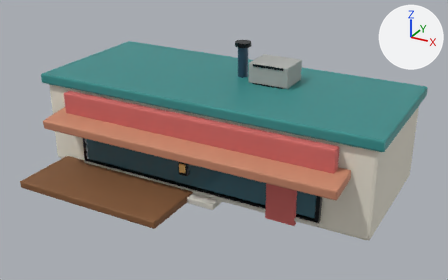
The glTF model assets/models/realistic/COM_LOW_2x1_004.glb, before and after one commit.
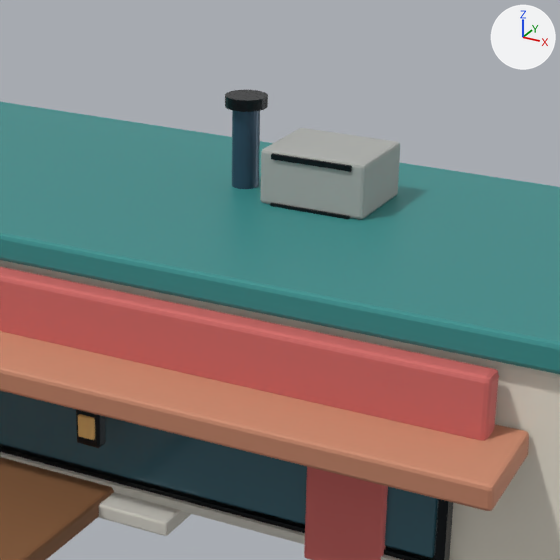
Old and new are each drawn whole from a 50 mm camera at (2.95, -5.46, 3.04) aimed at (0.15, -0.36, 0.49) and again close up on the part from 33% to 81% of the width and 2% to 78% of the height. The axes (+X, +Y, +Z) are drawn at upper right. The lights are the same throughout. The last two pictures show the newer version. Objects named as collision shapes, trigger or cutter boxes, shadow casters or lower levels of detail are left out. Where no turn or scale is listed for an object, it has been applied to the vertices. Vertices at exactly the same position are counted once.

The older version as bpy lines, for what is in view:
```python
me_cube = bpy.data.meshes.new('Cube')
me_cube.from_pydata(...)  # 864 vertices, 1648 faces; spans x -1.88..1.88, y -1.48..0.79, z -0.45..0.93
me_cube.materials.append(mat_focus_real_paper)  # white #eae5d6
me_cube.materials.append(mat_focus_real_glass_dark)  # dark cyan #35616f
me_cube.materials.append(mat_focus_real_coral)  # red #d16965
me_cube.materials.append(mat_focus_real_terracotta_light)  # orange #ca896c
me_cube.materials.append(mat_focus_real_wood)  # brown #815735
me_cube.materials.append(mat_focus_real_teal)  # cyan #3c9593
me_cube.materials.append(mat_focus_real_black)  # black #1d2124
me_cube.materials.append(mat_focus_real_concrete_light)  # light grey #cecbc2
me_cube.materials.append(mat_focus_real_window_warm)  # orange #eab86f
me_cube.materials.append(mat_focus_real_concrete)  # grey #adafac
me_cube.materials.append(mat_focus_real_navy)  # dark blue #355065
ob_com_low_2x1_004_visual = bpy.data.objects.new('COM_LOW_2x1_004_Visual', me_cube)
ob_com_low_2x1_004_visual.location = (0.0, 0.0, 0.45)
```
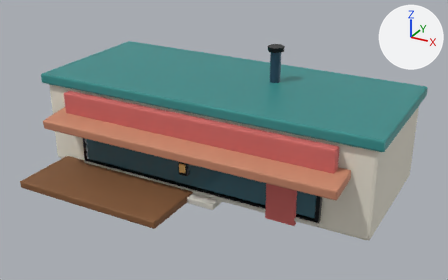
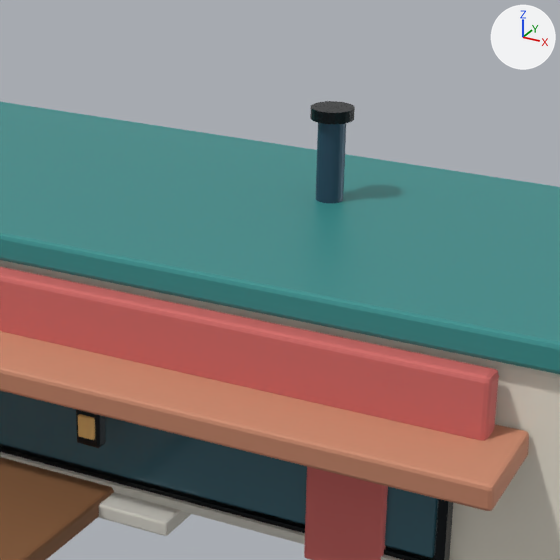
Changed parts and their boxes (x1, y1, x2, y2) in the close-ups (560 x 560 px; the box of a moved part takes in the faces that stretch with it):
'COM_LOW_2x1_004_Visual', reshaped: before (0, 90, 560, 560); after (0, 101, 560, 560)
part 1 of me_cube, moved or reshaped: before (232, 110, 260, 189); after (316, 123, 346, 203)
part 2 of me_cube, deleted: before (271, 153, 352, 172)
part 3 of me_cube, deleted: before (260, 128, 400, 219)
part 4 of me_cube, deleted: before (225, 90, 268, 112)
part 5 of me_cube, moved or reshaped: before (270, 203, 350, 219); after (310, 101, 355, 124)

What the commit changed:
me_cube is used by ob_com_low_2x1_004_visual; location (0.0, 0.0, 0.45).
me_cube had 864 vertices, 1648 faces and spanned x -1.88..1.88, y -1.48..0.79, z -0.45..0.93.
me_cube now has 696 vertices, 1324 faces and spans x -1.88..1.88, y -1.48..0.79, z -0.45..0.93.
me_cube part 1: the loose piece of 48 vertices spanning x 0.02..0.13, y 0.13..0.24, z 0.56..0.9 is moved by (0.37, 0.0, 0.0).
me_cube part 2: the loose piece of 56 vertices spanning x 0.28..0.62, y -0.01..0.0, z 0.75..0.77 is deleted.
me_cube part 3: the loose piece of 56 vertices spanning x 0.23..0.67, y 0.0..0.36, z 0.56..0.78 is deleted.
me_cube part 4: the loose piece of 48 vertices spanning x -0.01..0.16, y 0.1..0.27, z 0.89..0.93 is deleted.
Part 5, on me_cube:
52 vertices are removed from x 0.28..0.62, y -0.01..0.0, z 0.55..0.57.
108 faces are deleted.
4 vertices move from x 0.28..0.62, y -0.01..0.0, z 0.55..0.57 to x 0.37..0.53, y 0.1..0.2, z 0.89..0.93.
28 vertices are added at x 0.36..0.53, y 0.1..0.27, z 0.89..0.93.
16 new vertices lie (0.0, 0.0, 0.04) away from vertices in x 0.36..0.53, y 0.1..0.27, z 0.89.
92 new faces join them, mat_focus_real_black (black #1d2124).
me_cube no longer uses material mat_focus_real_concrete (grey #adafac).
